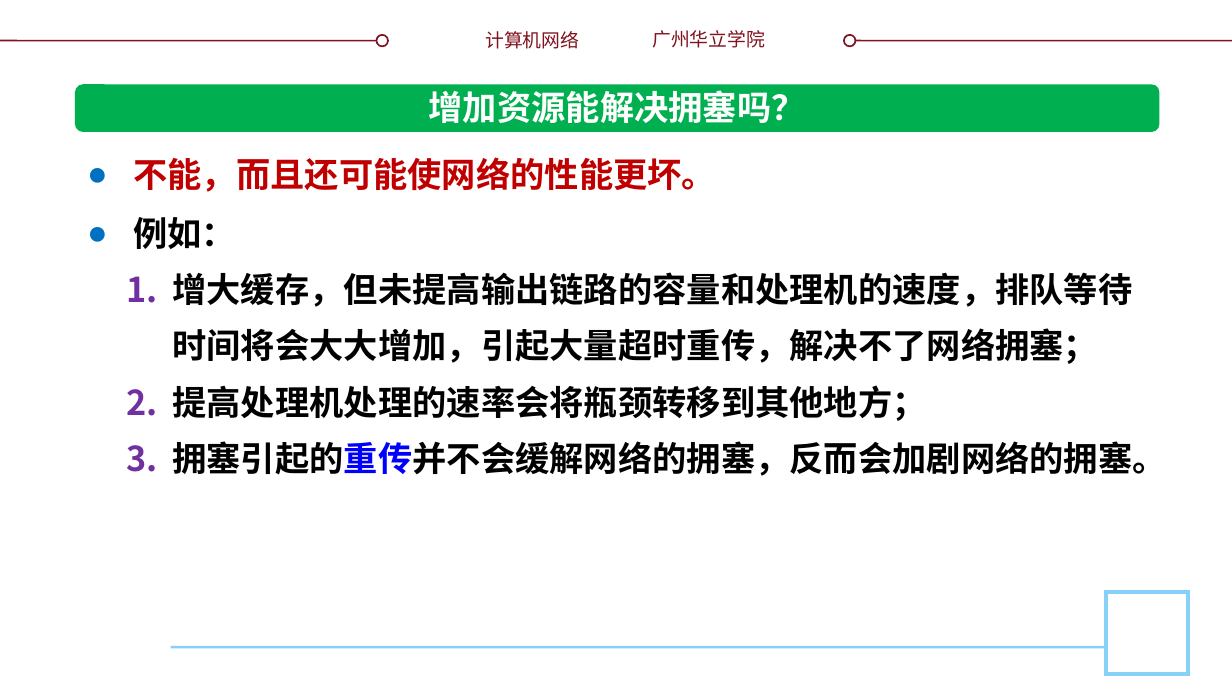
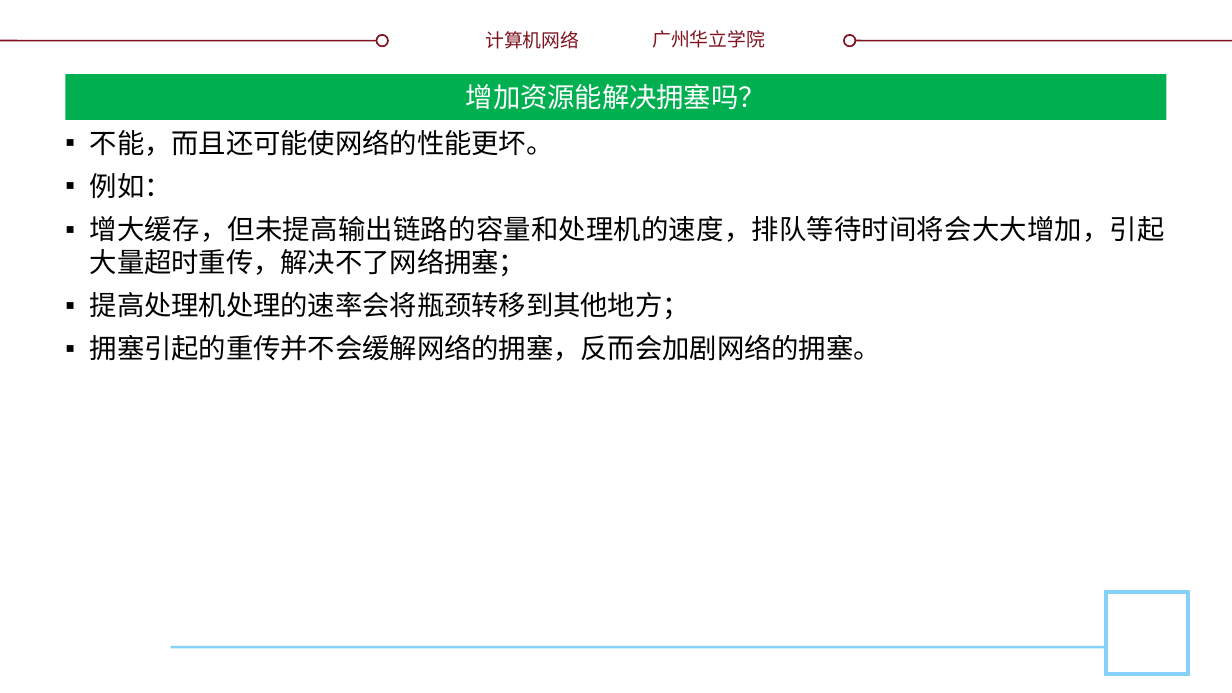
Before and after one commit to glplaman/glplaman.github.io, a slide deck: slide 136 of network/ppt/chap5.pptx. Drawn at 1232x693 pixels with LibreOffice and Linux fonts; fonts in the diff are those of the drawing; background and template pictures are left out. Boxes give left, top, right and bottom in pixels: in the first picture for what was removed or moved away, otherwise in the second. Text is boxed around its words. In the diff, an @@ line names an element or a change of style, - is before the commit and + after.

```diff
--- a/network/ppt/chap5.pptx
+++ b/network/ppt/chap5.pptx
@@ title "增加资源能解决拥塞吗？": place and size @@
-title "增加资源能解决拥塞吗？" at (429, 90, 806, 123)
+title "增加资源能解决拥塞吗？" at (65, 74, 1167, 120)
@@ title "增加资源能解决拥塞吗？" at (65, 74, 1167, 120): size 20 to 16 pt, font Noto Sans CJK SC to Montserrat, bold off; vertical alignment top to middle; fill none to #00B050 @@
@@ rounded rectangle removed at (75, 84, 1159, 132) @@
@@ text "不能，而且还可能使网络的性能更坏。": place and size @@
-text "不能，而且还可能使网络的性能更坏。" at (133, 217, 1166, 476)
+text "不能，而且还可能使网络的性能更坏。" at (90, 130, 1165, 361)
@@ text at (90, 130, 554, 156): paragraph added @@
+▪ 不能，而且还可能使网络的性能更坏。
@@ text at (90, 173, 1165, 361): size 20 to 16 pt, font Noto Sans CJK SC to Montserrat, bold off in "例如：", "增大缓存，但未提高输出链路的容量和处理机的速度，排队等待时间将会大大增加，引起大量超时重传，解决不了网络拥塞；", "提高处理机处理的速率会将瓶颈转移到其他地方；", "拥塞引起的重传并不会缓解网络的拥塞，反而会加剧网络的拥塞。"; text colour #0000FF to #000000 in "拥塞引起的重传并不会缓解网络的拥塞，反而会加剧网络的拥塞。"; alignment left to justified; bullet ● to ▪; line spacing 33pt to 1; more space between paragraphs; bullet 1. to ▪ @@
@@ text removed at (133, 157, 716, 192) @@
-● 不能，而且还可能使网络的性能更坏。
```
Also in this commit, not shown: 71 other slides changed, 3 slides added, 15 other files.
